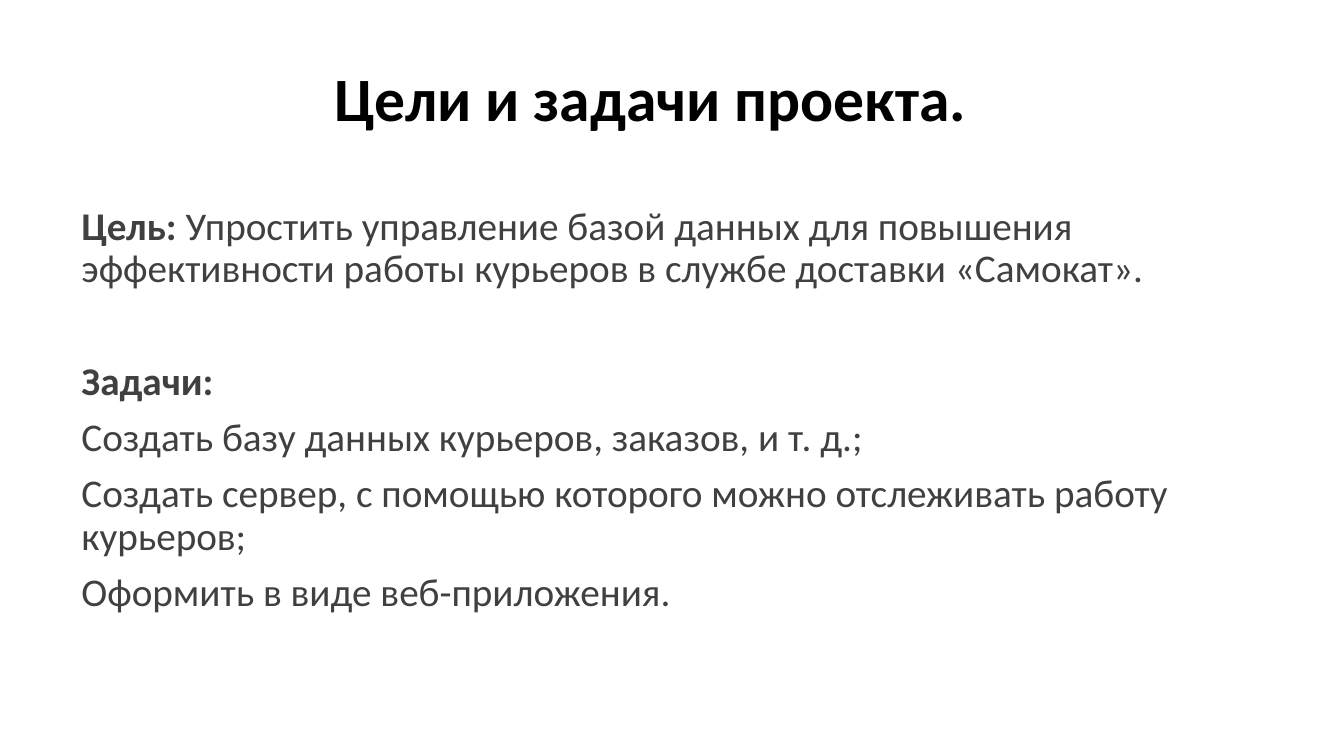
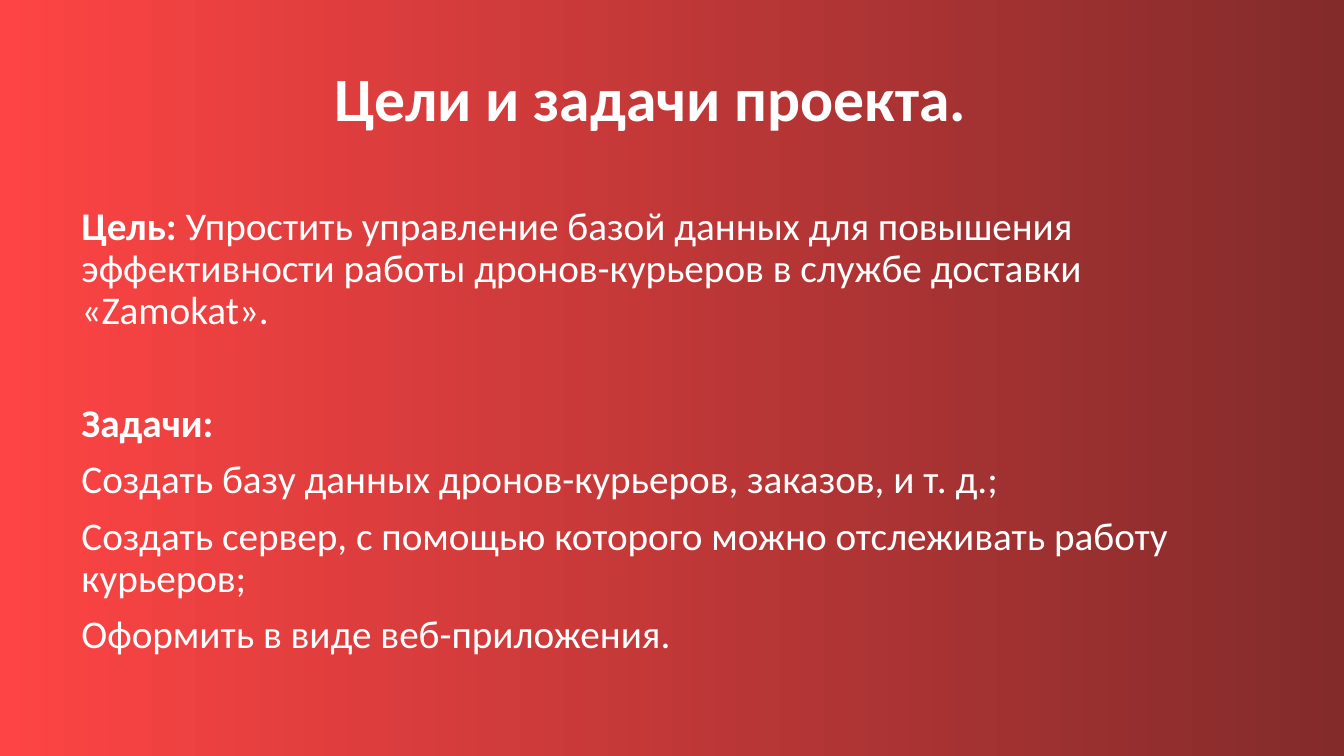
Before and after one commit to artemnaplavkov/Samokat_Website, a slide deck: slide 3 of Проект самокат bruh.pptx. Drawn at 1344x756 pixels with LibreOffice and Linux fonts; fonts in the diff are those of the drawing. Boxes give left, top, right and bottom in pixels: in the first picture for what was removed or moved away, otherwise in the second. Text is boxed around its words. In the diff, an @@ line names an element or a change of style, - is before the commit and + after.

```diff
--- a/Проект самокат bruh.pptx
+++ b/Проект самокат bruh.pptx
@@ background #FFFFFF to gradient #FE4444 to #832B2B @@
@@ title "Цели и задачи проекта." at bbox=[335, 81, 966, 131]: text colour #000000 to #FFFFFF @@
@@ text at bbox=[81, 213, 1082, 325]: text changed; text colour #404040 to #FFFFFF @@
-Цель: Упростить управление базой данных для повышения эффективности работы курьеров в службе доставки «Самокат».
+Цель: Упростить управление базой данных для повышения эффективности работы дронов-курьеров в службе доставки «Zamokat».
@@ text at bbox=[81, 411, 1167, 655]: text colour #404040 to #FFFFFF in "Задачи:", "Создать сервер, с помощью которого можно отслеживать ...", "Оформить в виде веб-приложения." @@
@@ text at bbox=[81, 466, 998, 500]: text changed; text colour #404040 to #FFFFFF @@
-Создать базу данных курьеров, заказов, и т. д.;
+Создать базу данных дронов-курьеров, заказов, и т. д.;
```
Also in this commit, not shown: 11 other slides changed.
